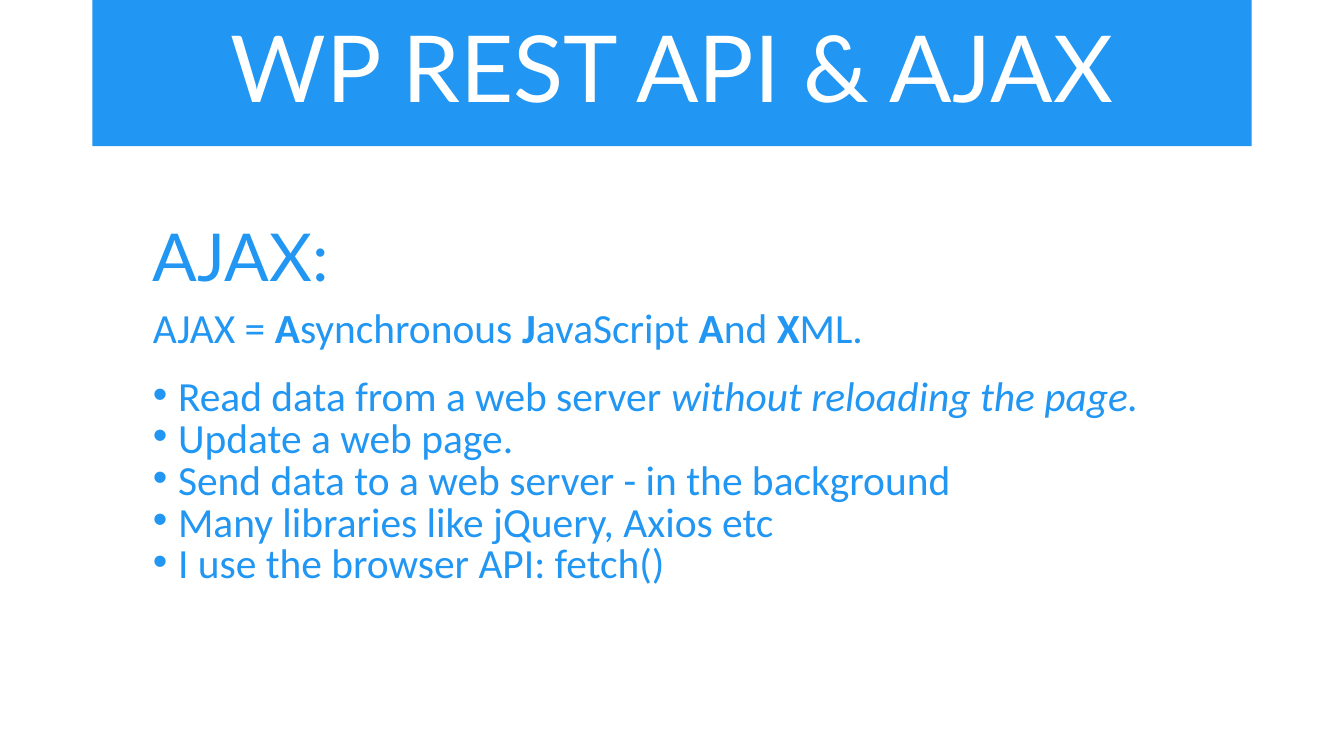
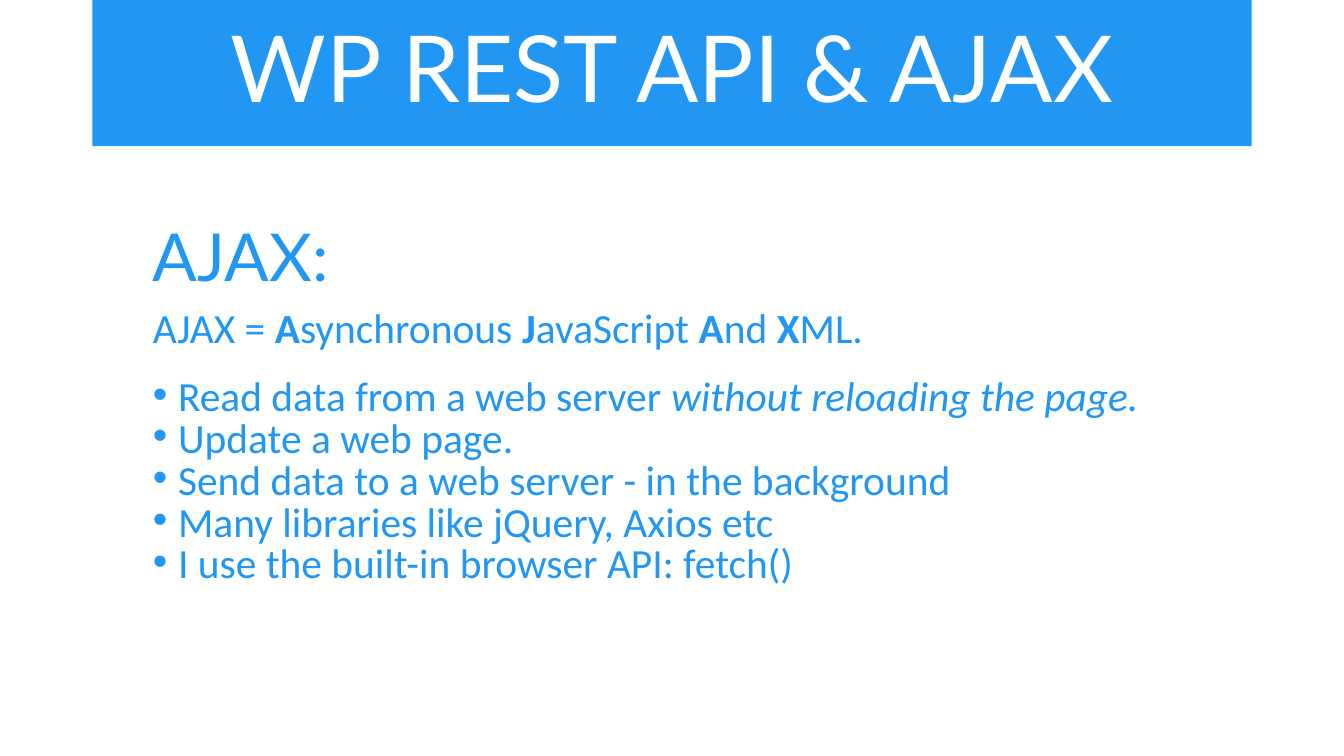
Before and after one commit to iwswordpress/rest, a slide deck: slide 9 of rest-api-workshop.pptx (slide 8 before the commit). Drawn at 1344x756 pixels with LibreOffice and Linux fonts; fonts in the diff are those of the drawing. Boxes give left, top, right and bottom in pixels: in the first picture for what was removed or moved away, otherwise in the second. Text is boxed around its words. In the diff, an @@ line names an element or a change of style, - is before the commit and + after.

```diff
--- a/rest-api-workshop.pptx
+++ b/rest-api-workshop.pptx
@@ text at (178,548,793,584): text changed @@
-  • I use the browser API: fetch()
+  • I use the built-in browser API: fetch()
```
Also in this commit, not shown: 7 other slides changed, 1 slide added, 7 other files.
